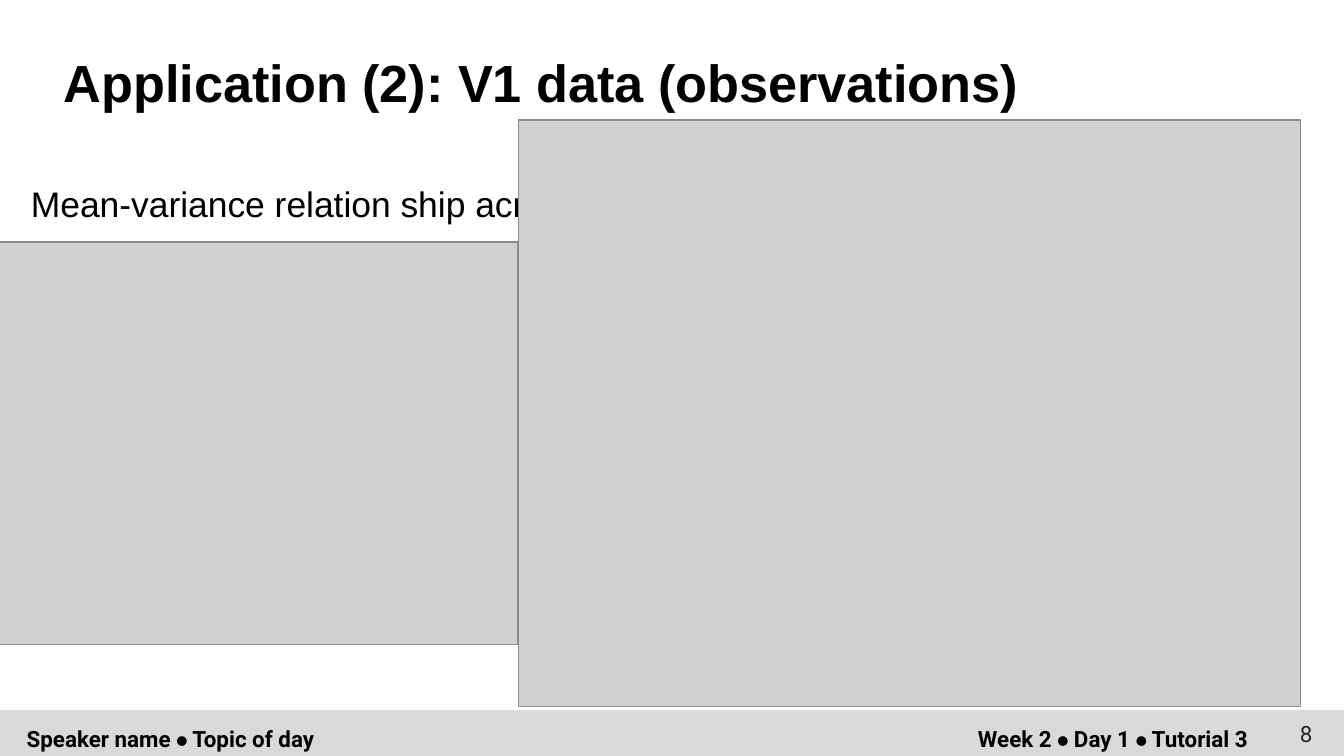
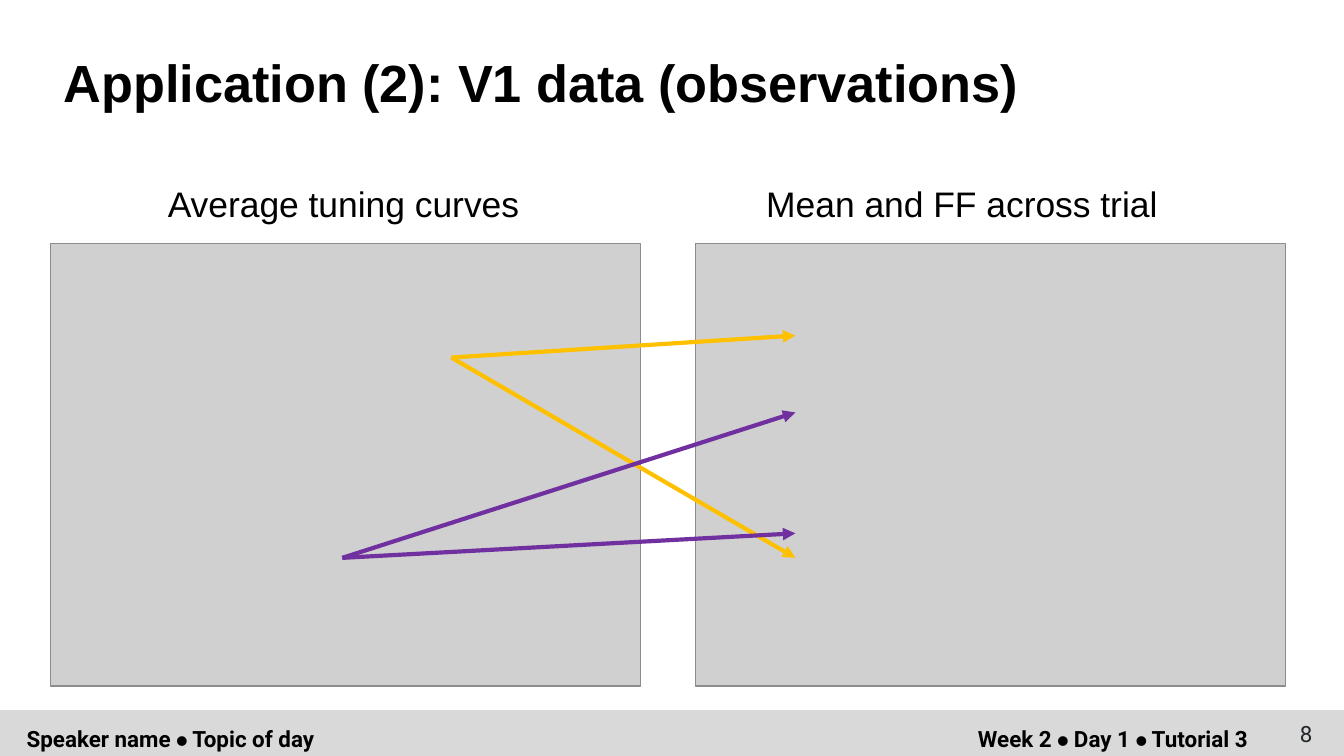
Before and after one commit to weigcdsb/COM_POISSON, a slide deck: slide 8 of documents/NMC/NMC4_splash_slide.pptx. Drawn at 1344x756 pixels with LibreOffice and Linux fonts; fonts in the diff are those of the drawing; grey boxes stand for pictures. Boxes give left, top, right and bottom in pixels: in the first picture for what was removed or moved away, otherwise in the second. Text is boxed around its words. In the diff, an @@ line names an element or a change of style, - is before the commit and + after.

```diff
--- a/documents/NMC/NMC4_splash_slide.pptx
+++ b/documents/NMC/NMC4_splash_slide.pptx
@@ text at <box>168,191,519,224</box>: text changed @@
-Mean-variance relation ship across trials
+Average tuning curves
@@ text added at <box>766,191,1157,218</box>, 19 pt, text #000000 @@
+Mean and FF across trial
@@ picture: place and size @@
-picture at <box>0,242,517,644</box>
+picture at <box>51,243,641,685</box>
@@ picture: place and size @@
-picture at <box>519,120,1301,706</box>
+picture at <box>696,243,1286,685</box>
@@ arrow added from (452, 358) to (796, 336), #FFC000 2.25 pt @@
@@ arrow added from (452, 358) to (796, 558), #FFC000 2.25 pt @@
@@ arrow added from (343, 558) to (796, 413), #7030A0 2.25 pt @@
@@ arrow added from (343, 558) to (796, 534), #7030A0 2.25 pt @@
```
Also in this commit, not shown: 1 other slide changed.
